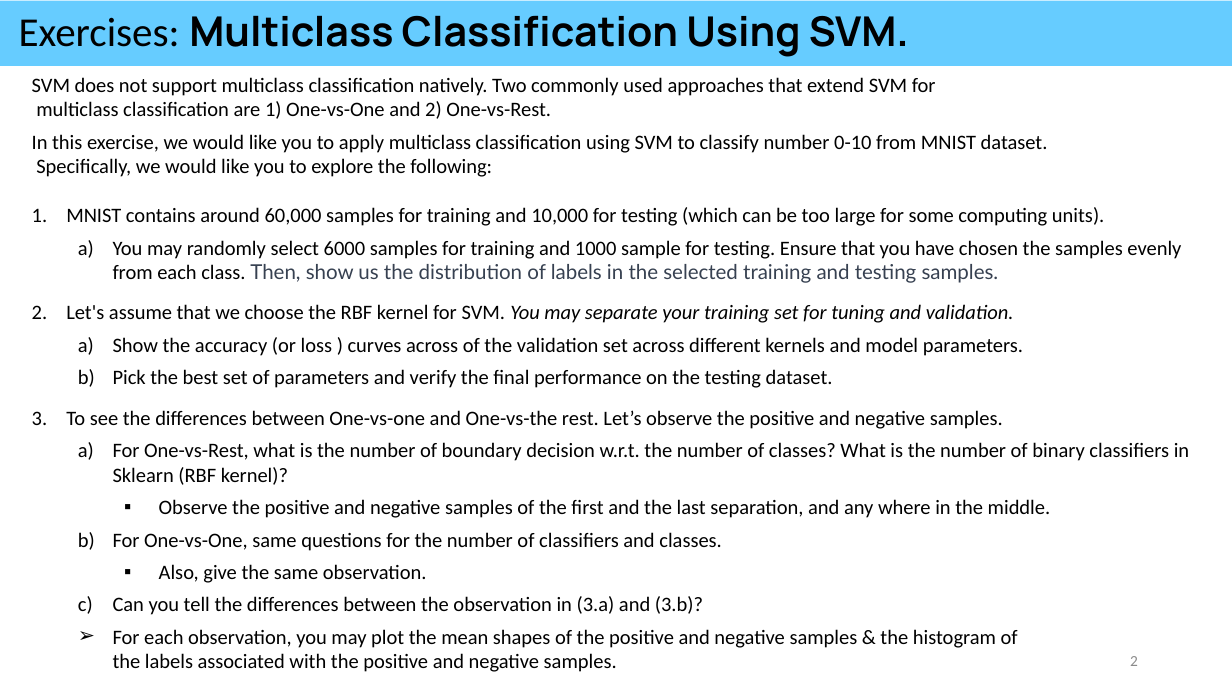
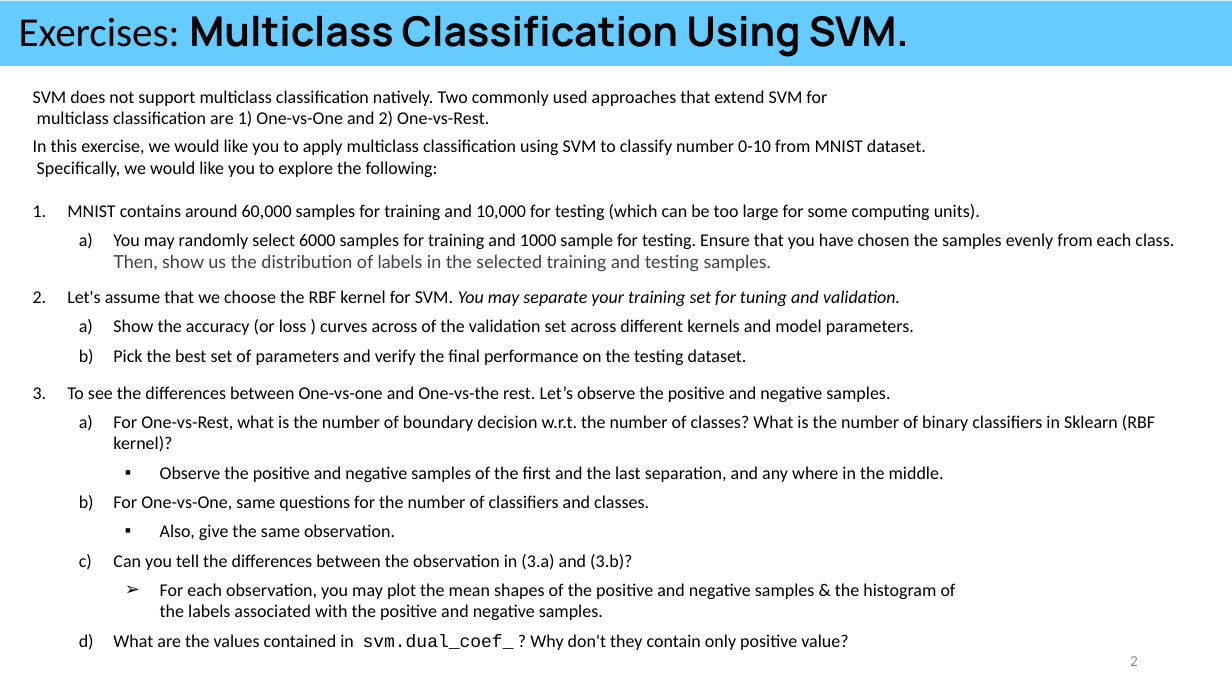
Before and after one commit to GabbySuwichaya/Machine-Learning-Course, a slide deck: slide 2 of SVM/Coding_Exercise_and_Solutions.pptx. Drawn at 1232x693 pixels with LibreOffice and Linux fonts; fonts in the diff are those of the drawing. Boxes give left, top, right and bottom in pixels: in the first picture for what was removed or moved away, otherwise in the second. Text is boxed around its words. In the diff, an @@ line names an element or a change of style, - is before the commit and + after.

Commit message:
Add changes to questions

```diff
--- a/SVM/Coding_Exercise_and_Solutions.pptx
+++ b/SVM/Coding_Exercise_and_Solutions.pptx
@@ text "SVM does not support multiclass ..." moved from (x1=32, y1=77, x2=1189, y2=672) to (x1=33, y1=90, x2=1174, y2=650) @@
@@ text at (x1=33, y1=90, x2=1174, y2=620): size 16 to 14 pt; list level 2 to 3 in "For each observation, you may ..." @@
@@ text at (x1=113, y1=634, x2=848, y2=650): paragraph added @@
+  d) What are the values contained in svm.dual_coef_ ? Why don't they contain only positive value?
```
Also in this commit, not shown: 2 other files.
